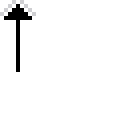
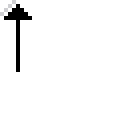
Before/after of a 128 × 128 layered artwork. What changed in the layer stack:
painted on "HSplit" over [20, 0, 36, 16]
